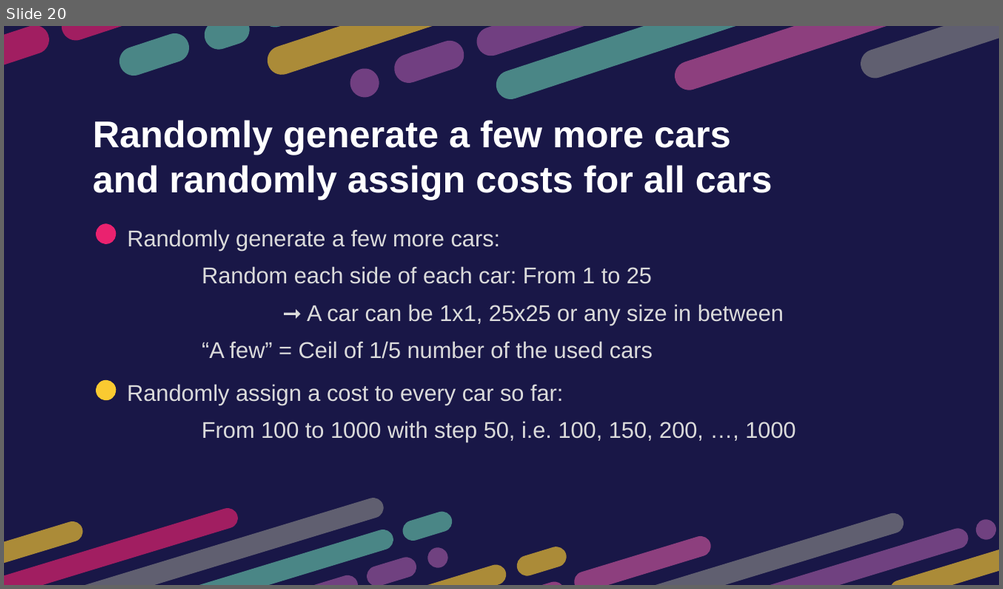
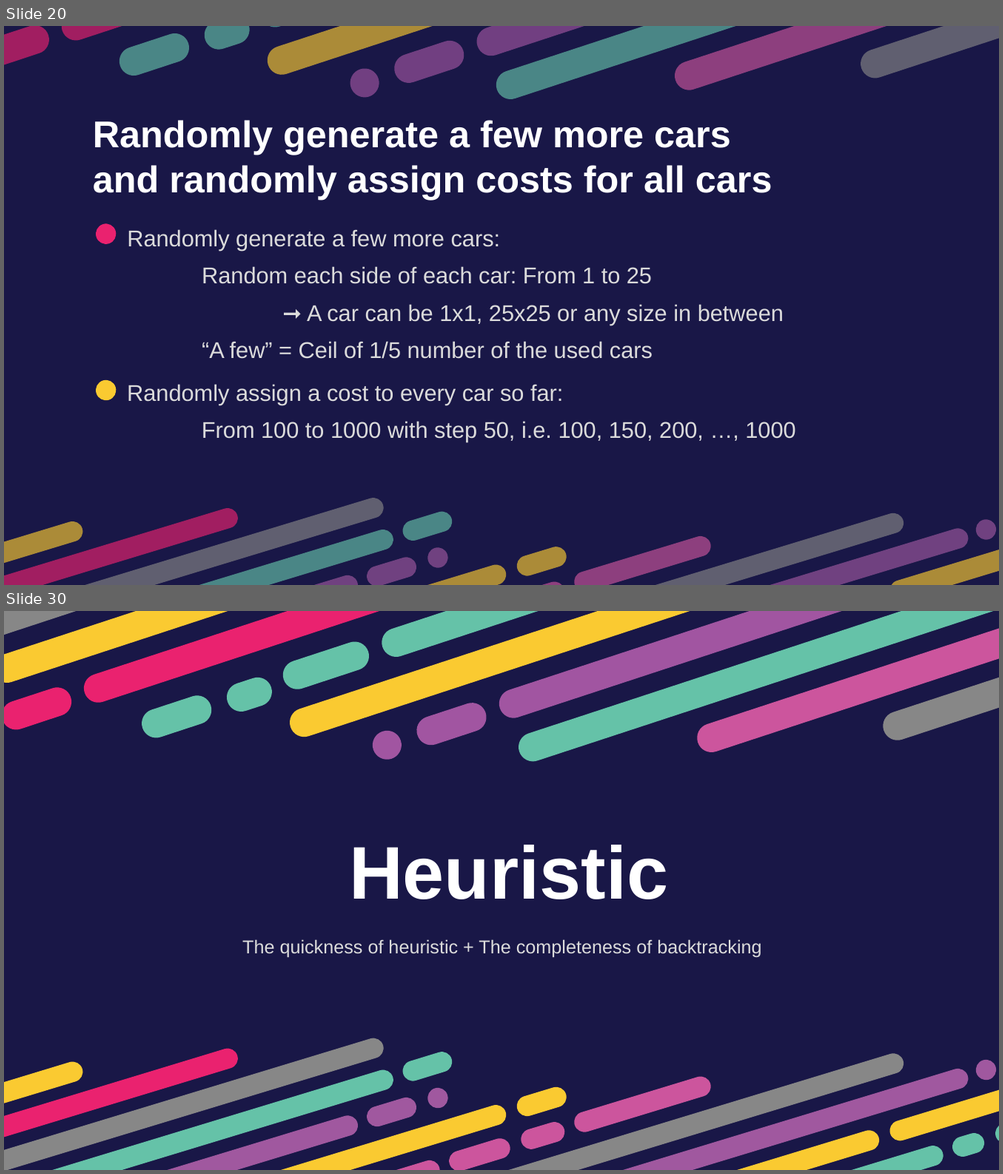
Before and after one commit to htnminh/optimization-project, a slide deck: presentation/General 2D Bin Packing Problem.pptx. Shown one above the other, each under a label of ours: slide 20 before the commit, slides 20 and 30 after it; the slides between them are not shown. The pictures are 1003x589 and 1003x1174 pixels, drawn with LibreOffice and Linux fonts; fonts in the diff are those of the drawing. Boxes give left, top, right and bottom in pixels: in the first picture for what was removed or moved away, otherwise in the second. Text is boxed around its words. In the diff, an @@ line names an element or a change of style, - is before the commit and + after.

```diff
--- a/presentation/General 2D Bin Packing Problem.pptx
+++ b/presentation/General 2D Bin Packing Problem.pptx
@@ slide 30 added at <box>4,611,999,1170</box>, background #191747 @@
@@ group added at <box>4,611,999,853</box>: 18 freeform shapes @@
@@ text added at <box>349,845,668,900</box>, 72 pt, text #FFFFFF, bold @@
+Heuristic
@@ text added at <box>242,940,761,958</box>, 18 pt, text #DBDBDB @@
+The quickness of heuristic + The completeness of backtracking
@@ group added at <box>4,970,999,1170</box>: 22 freeform shapes @@
```
Also in this commit, not shown: 14 slides changed, 4 other slides added, 19 other files.
